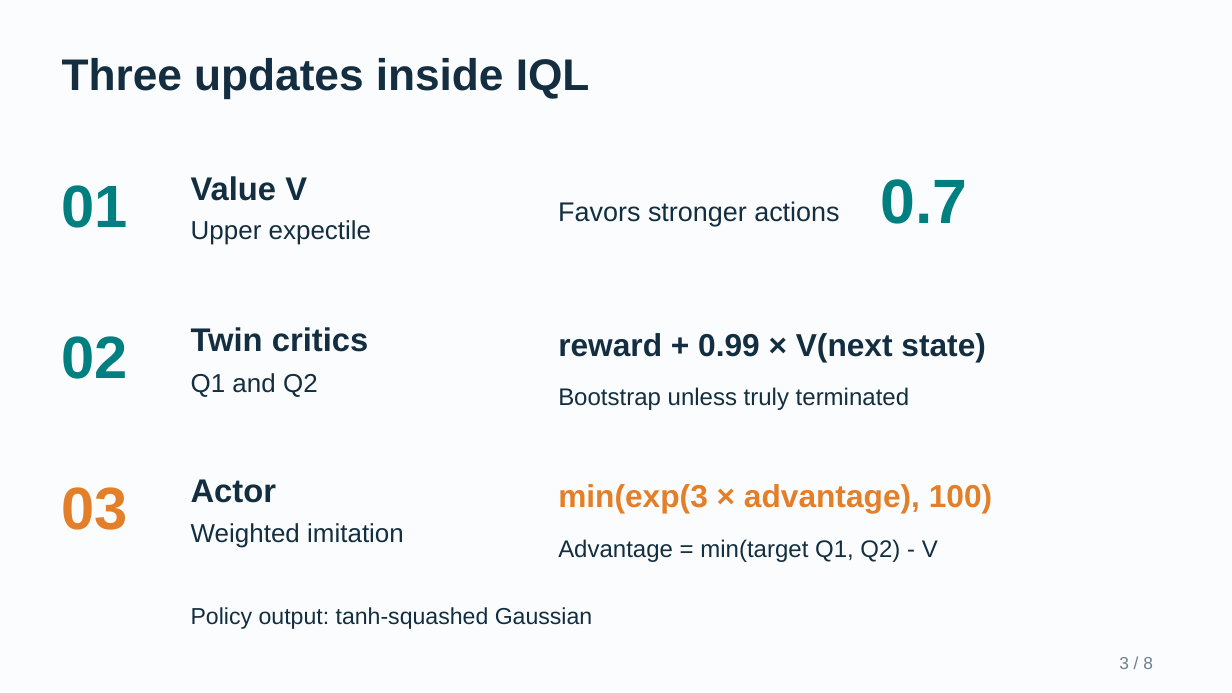
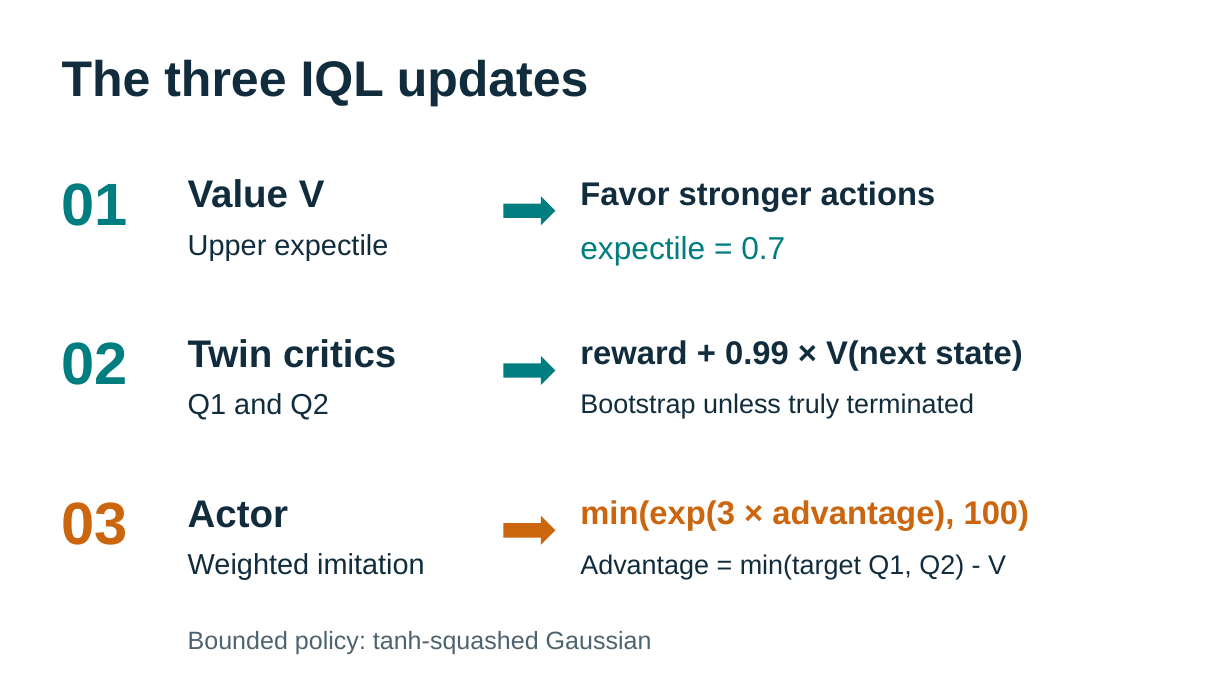
Before and after one commit to MedvAx-AI/iql-halfcheetah, a slide deck: slide 3 of docs/presentation/IQL_RL_Proposal.pptx. Drawn at 1232x693 pixels with LibreOffice and Linux fonts; fonts in the diff are those of the drawing. Boxes give left, top, right and bottom in pixels: in the first picture for what was removed or moved away, otherwise in the second. Text is boxed around its words. In the diff, an @@ line names an element or a change of style, - is before the commit and + after.

```diff
--- a/docs/presentation/IQL_RL_Proposal.pptx
+++ b/docs/presentation/IQL_RL_Proposal.pptx
@@ background #FBFCFD to #FFFFFF @@
@@ text at [62,59,589,106]: text changed; size 34.5 to 39 pt; text colour #132E40 to #112D3D @@
-Three updates inside IQL
+The three IQL updates
@@ text "01" at [62,183,128,226]: text colour #007F80 to #007D7F @@
@@ right arrow added at [504,196,555,225], fill #007D7F @@
@@ text at [580,181,936,211]: text changed; size 21 to 25.5 pt; text colour #132E40 to #112D3D; bold on @@
-Favors stronger actions
+Favor stronger actions
@@ text "Upper expectile": place and size @@
-text "Upper expectile" at [191,220,372,245]
+text "Upper expectile" at [188,234,388,260]
@@ text at [580,236,785,265]: text changed; size 48.8 to 24.8 pt; text colour #007F80 to #007D7F; bold off @@
-0.7
+expectile = 0.7
@@ text "02" at [62,342,128,385]: text colour #007F80 to #007D7F @@
@@ text "Twin critics": place and size @@
-text "Twin critics" at [191,327,368,352]
+text "Twin critics" at [188,339,396,368]
@@ right arrow added at [504,356,555,384], fill #007D7F @@
@@ text "reward + 0.99 × V(next ...": place and size @@
-text "reward + 0.99 × V(next ..." at [558,333,986,361]
+text "reward + 0.99 × V(next ..." at [580,340,1022,371]
@@ text "reward + 0.99 × V(next ..." at [580,340,1022,371]: size 24.8 to 25.5 pt, text colour #132E40 to #112D3D @@
@@ text "Q1 and Q2": place and size @@
-text "Q1 and Q2" at [191,373,318,397]
+text "Q1 and Q2" at [188,393,329,420]
@@ text "Bootstrap unless truly terminated": place and size @@
-text "Bootstrap unless truly terminated" at [558,387,909,410]
+text "Bootstrap unless truly terminated" at [580,393,974,418]
@@ text "Bootstrap unless truly terminated" at [580,393,974,418]: size 18.8 to 21 pt, text colour #132E40 to #112D3D @@
@@ text "03": place and size @@
-text "03" at [62,487,128,530]
+text "03" at [62,502,128,545]
@@ text "03" at [62,502,128,545]: text colour #E47F29 to #CB650E @@
@@ size 25.5 to 30 pt, text colour #132E40 to #112D3D in 3 elements at [188,179,325,208], [188,339,396,368], [188,500,288,528] @@
@@ text "Actor": place and size @@
-text "Actor" at [191,479,277,503]
+text "Actor" at [188,500,288,528]
@@ text "min(exp(3 × advantage), 100)": place and size @@
-text "min(exp(3 × advantage), 100)" at [558,484,992,513]
+text "min(exp(3 × advantage), 100)" at [580,500,1030,531]
@@ text "min(exp(3 × advantage), 100)" at [580,500,1030,531]: size 24.8 to 25.5 pt, text colour #E47F29 to #CB650E @@
@@ right arrow added at [504,516,555,544], fill #CB650E @@
@@ size 20.2 to 22.5 pt, text colour #132E40 to #112D3D in 3 elements at [188,234,388,260], [188,393,329,420], [188,553,425,579] @@
@@ text "Weighted imitation": place and size @@
-text "Weighted imitation" at [191,523,404,548]
+text "Weighted imitation" at [188,553,425,579]
@@ text "Advantage = min(target Q1, Q2) ..." at [580,554,1006,579]: size 18.8 to 21 pt, text colour #132E40 to #112D3D @@
@@ text "Advantage = min(target Q1, Q2) ...": place and size @@
-text "Advantage = min(target Q1, Q2) ..." at [558,539,938,562]
+text "Advantage = min(target Q1, Q2) ..." at [580,554,1006,579]
@@ text at [188,631,652,654]: text changed; size 18 to 19.5 pt; text colour #132E40 to #4E6370 @@
-Policy output: tanh-squashed Gaussian
+Bounded policy: tanh-squashed Gaussian
@@ text removed at [1119,657,1153,669] @@
-3 / 8
```
Also in this commit, not shown: 7 other slides changed, 9 other files.
